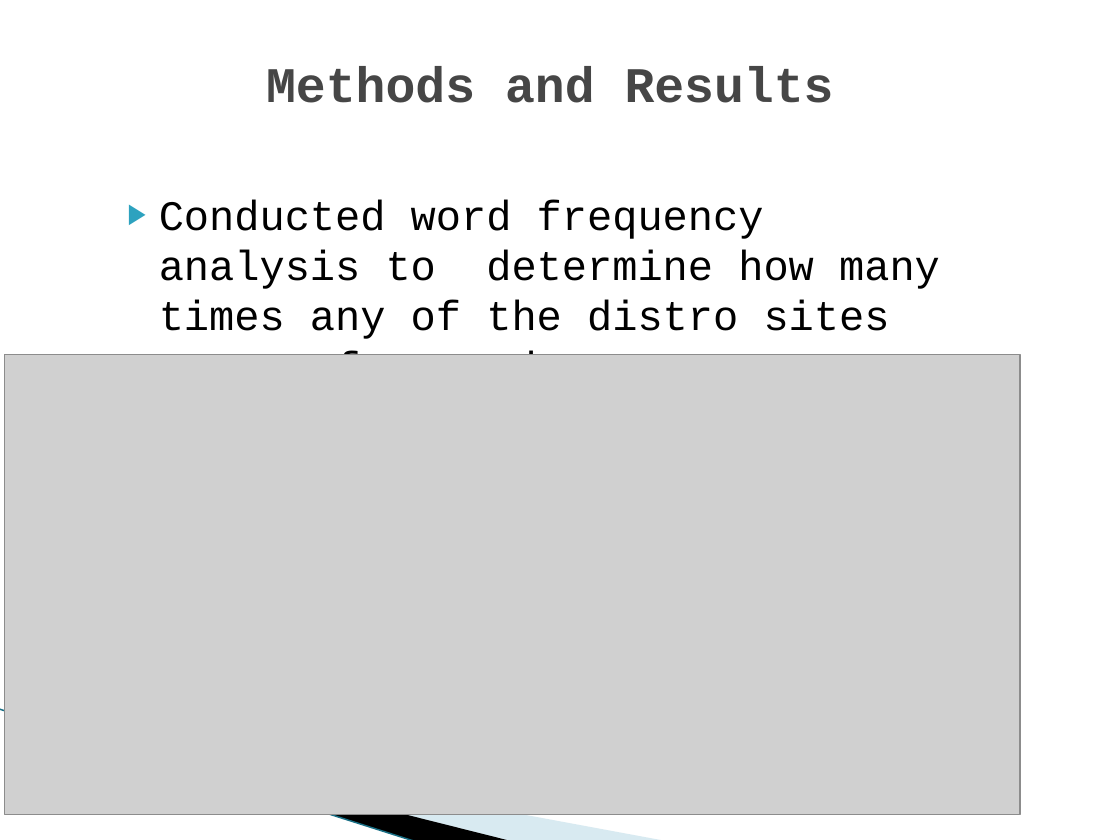
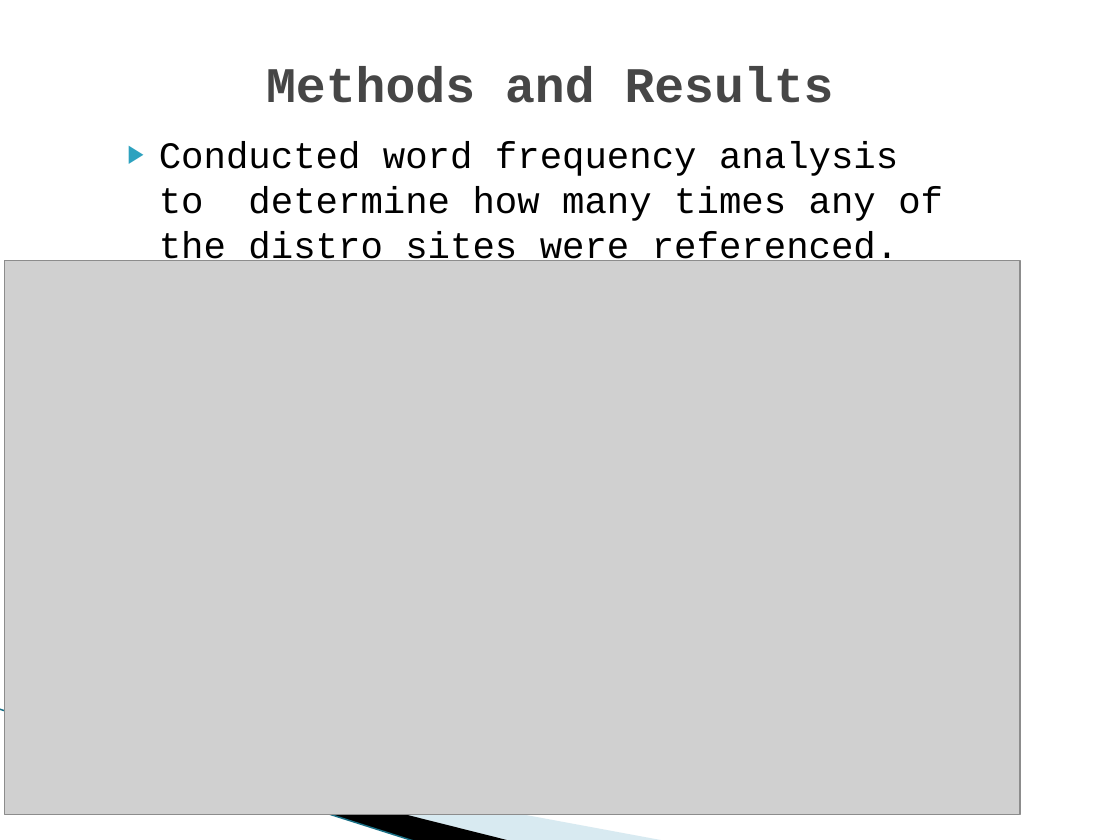
Before and after one commit to dmrod01/musicdistrotrends, a slide deck: slide 10 of Rodriguez_M_Final_Presentation.pptx (slide 8 before the commit). Drawn at 1120x840 pixels with LibreOffice and Linux fonts; fonts in the diff are those of the drawing; grey boxes stand for pictures; background and template pictures are left out. Boxes give left, top, right and bottom in pixels: in the first picture for what was removed or moved away, otherwise in the second. Text is boxed around its words. In the diff, an @@ line names an element or a change of style, - is before the commit and + after.

```diff
--- a/Rodriguez_M_Final_Presentation.pptx
+++ b/Rodriguez_M_Final_Presentation.pptx
@@ text "Conducted word frequency analysis to ..." at (159,142,943,268): size 27 to 24 pt @@
@@ picture: place and size @@
-picture at (4,354,1020,814)
+picture at (4,260,1020,814)
```
Also in this commit, not shown: 8 other slides changed, 2 slides added.
